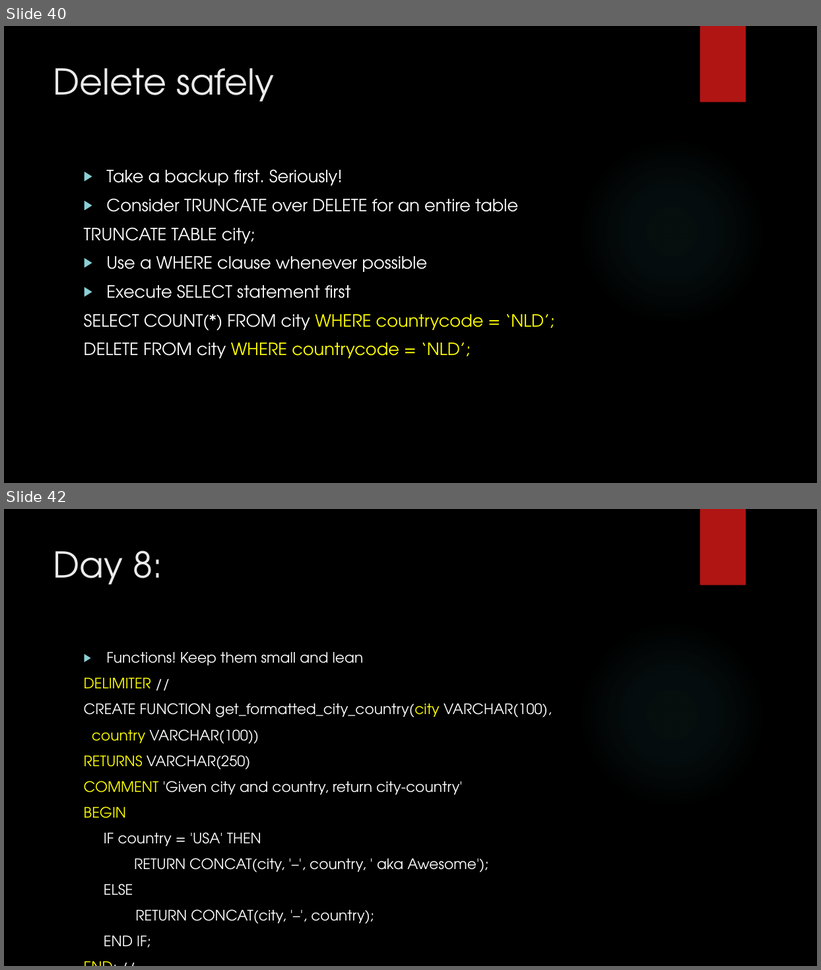
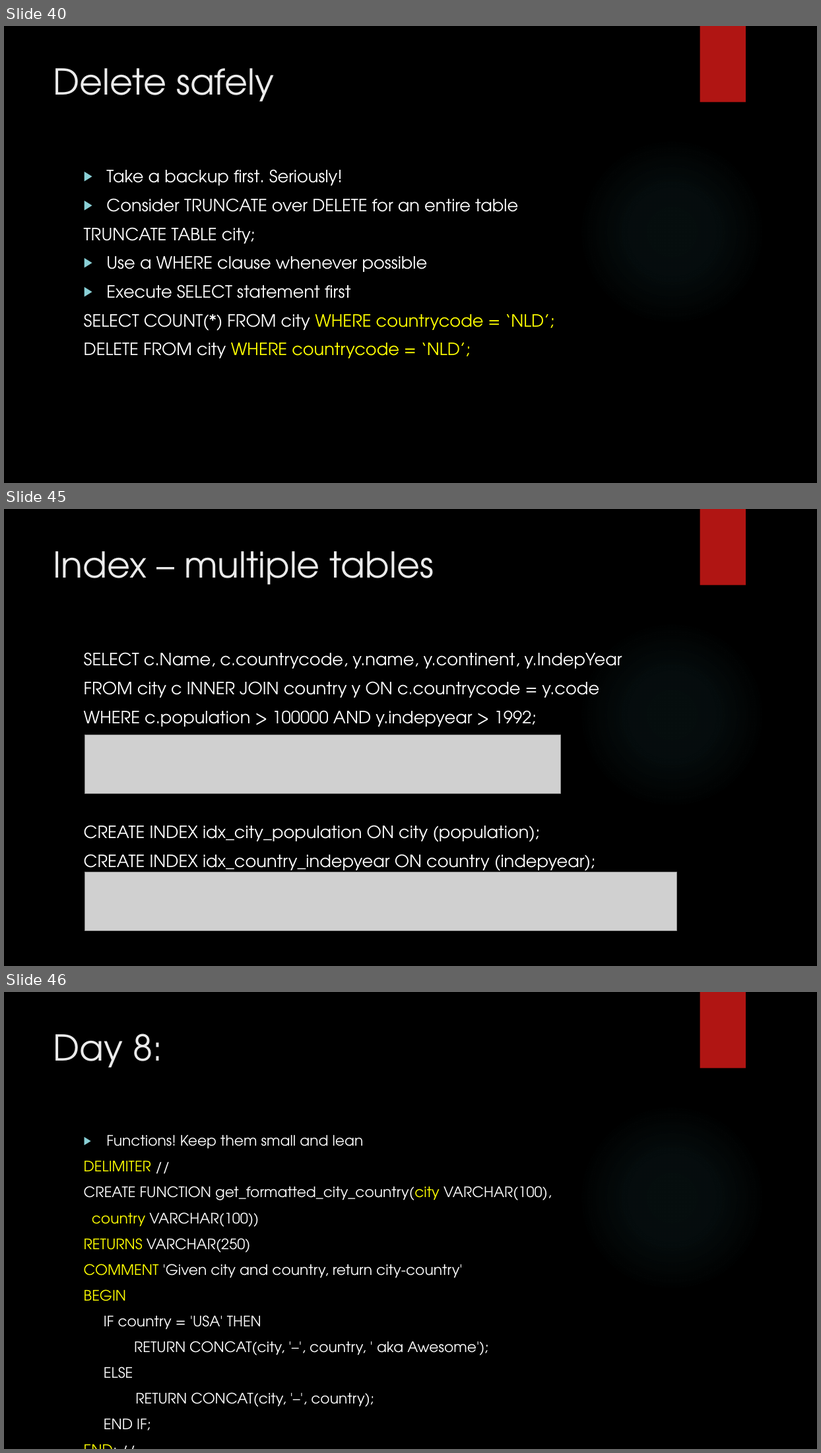
Before and after one commit to zedfoxus/database-bootcamp, a slide deck: Presentation/Database-Bootcamp-Presentation.pptx. Shown one above the other, each under a label of ours: slides 40 and 42 before the commit, slides 40, 45 and 46 after it; the slides between them are not shown. The pictures are 821x970 and 821x1453 pixels, drawn with LibreOffice and Linux fonts; fonts in the diff are those of the drawing; grey boxes stand for pictures; background and template pictures are left out. Boxes give left, top, right and bottom in pixels: in the first picture for what was removed or moved away, otherwise in the second. Text is boxed around its words. In the diff, an @@ line names an element or a change of style, - is before the commit and + after.

Commit message:
Indexes added

```diff
--- a/Presentation/Database-Bootcamp-Presentation.pptx
+++ b/Presentation/Database-Bootcamp-Presentation.pptx
@@ slide 45 added at [4,509,817,966], background picture (left out); not listed: 2 template elements that a slide beside it also shows @@
@@ title added at [54,551,434,585], 42 pt, text #EBEBEB @@
+Index – multiple tables
@@ text added at [84,652,622,875], 20 pt, text #FFFFFF @@
+SELECT c.Name, c.countrycode, y.name, y.continent, y.IndepYear
+FROM city c INNER JOIN country y ON c.countrycode = y.code
+WHERE c.population > 100000 AND y.indepyear > 1992;
+CREATE INDEX idx_city_population ON city (population);
+CREATE INDEX idx_country_indepyear ON country (indepyear);
@@ picture added at [85,735,561,794] @@
@@ picture added at [85,873,677,931] @@
@@ what was slide 42 is now slide 46 @@
```
Also in this commit, not shown: 1 slide changed, 3 other slides added.
